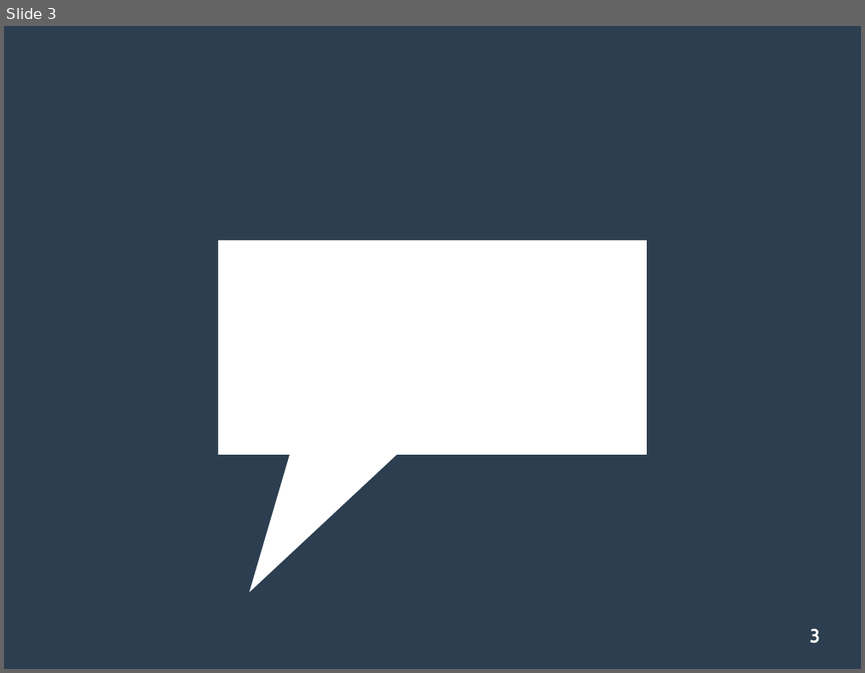
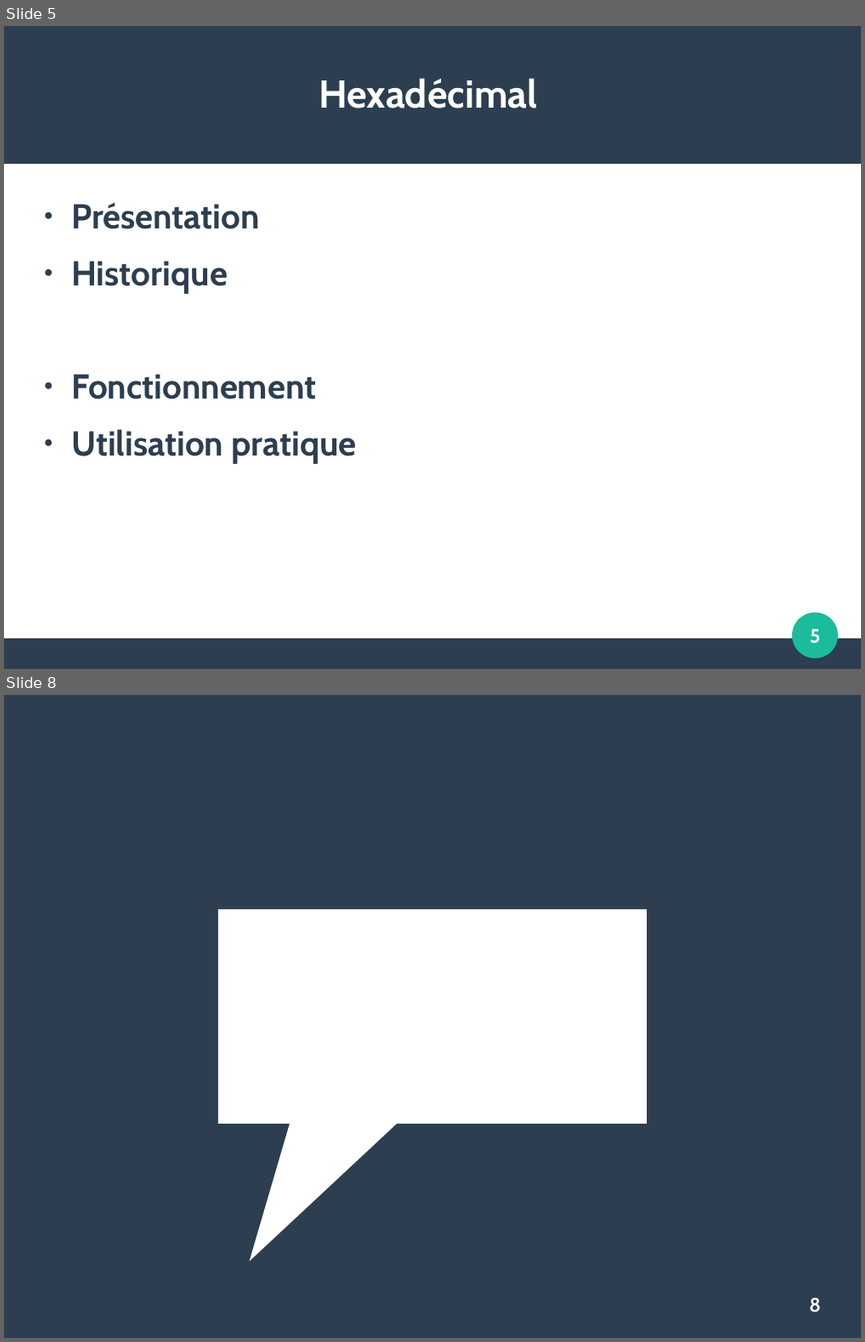
Before and after one commit to JulieMarielaure/Projet1BGE, a slide deck: Hexadécimal Octal.odp. Shown one above the other, each under a label of ours: slide 3 before the commit, slides 5 and 8 after it; the slides between them are not shown. The pictures are 865x673 and 865x1342 pixels, drawn with LibreOffice and Linux fonts; fonts in the diff are those of the drawing. Boxes give left, top, right and bottom in pixels: in the first picture for what was removed or moved away, otherwise in the second. Text is boxed around its words. In the diff, an @@ line names an element or a change of style, - is before the commit and + after.

```diff
--- a/Hexadécimal Octal.odp
+++ b/Hexadécimal Octal.odp
@@ slide 5 added at (x1=4, y1=26, x2=861, y2=669), background #FFFFFF @@
@@ rectangle added at (x1=4, y1=26, x2=861, y2=164), fill #2C3E50 @@
@@ title added at (x1=318, y1=78, x2=537, y2=108), 36 pt, text #FFFFFF, bold @@
+Hexadécimal
@@ text added at (x1=71, y1=203, x2=356, y2=463), 32 pt, text #2C3E50, bold @@
+● Présentation
+● Historique
+● Fonctionnement
+● Utilisation pratique
@@ ellipse added at (x1=793, y1=612, x2=838, y2=658), fill #1ABC9C @@
@@ page number added at (x1=810, y1=629, x2=820, y2=643), 18 pt, text #FFFFFF, bold @@
+5
@@ rectangle added at (x1=4, y1=638, x2=861, y2=669), fill #2C3E50 @@
@@ what was slide 3 is now slide 8 @@
@@ page number at (x1=809, y1=1297, x2=821, y2=1312): text changed @@
-3
+8
```
Also in this commit, not shown: 6 other slides added, 2 slides removed.
